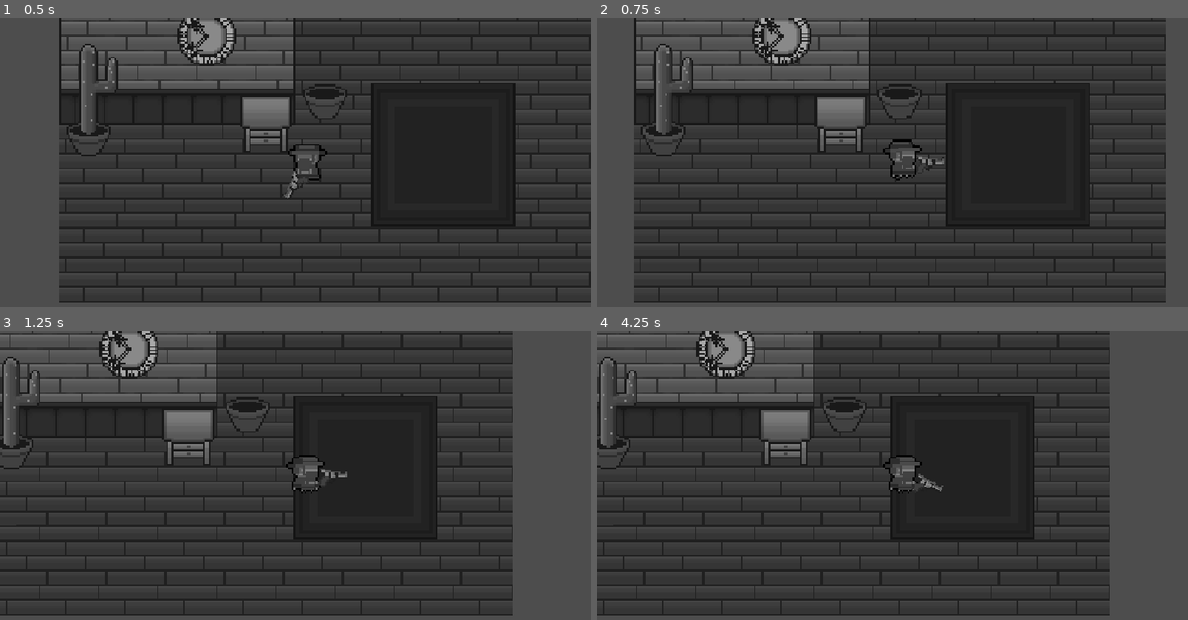
Above: before the commit, frames 1-4 (two rows, left to right).
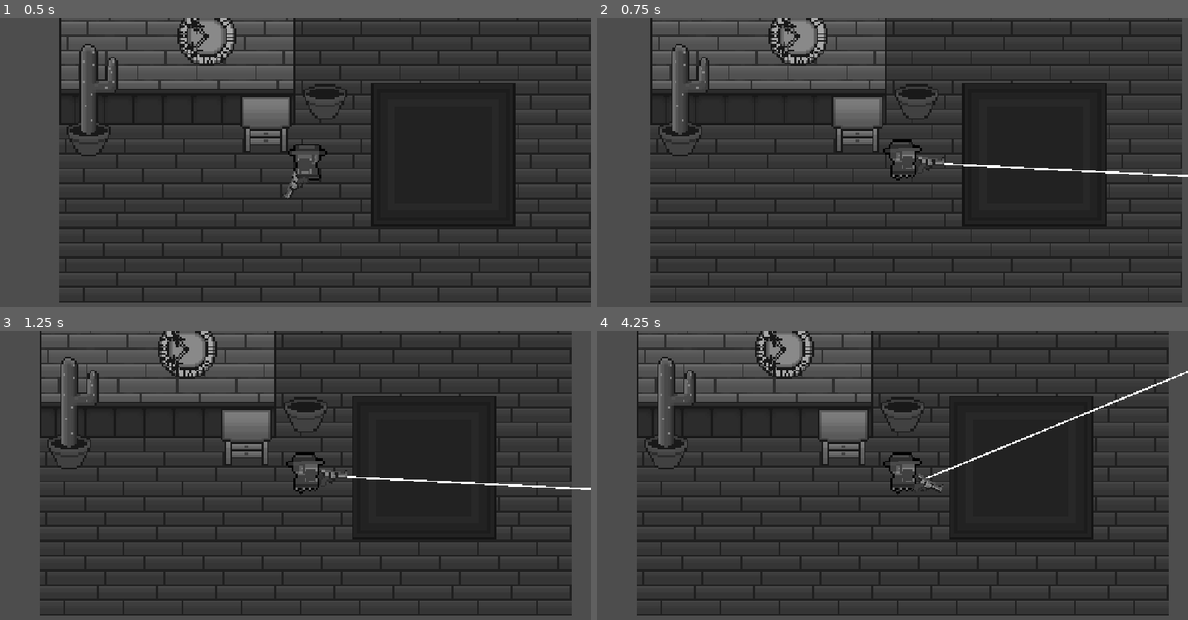
Above: after the commit, the same moments.

Repository: jpsalim21/GMTK_2026_2
Game: Godot game, scene res://BaseGame/scenes/scene1.tscn
Same seed, same stepped clock (60 frames per second), same inputs: the game is played once before the commit and once after it.
Inputs (mouse positions are in pixels of both pictures, inside the frame that each line leads up to):
- Up to frame 1 (0.5 s): no input
- Up to frame 2 (0.75 s): tap Enter (ui_accept) at 0.5 s; move the mouse to (1022, 168) at 0.52 s; hold Right (ui_right) from 0.53 s (still down); hold Right mouse button (MouseRight) from 0.53 s (still down); click (1022, 168) at 0.67 s
- Up to frame 3 (1.25 s): keep holding Right (ui_right); keep holding Right mouse button (MouseRight); tap Enter (ui_accept) at 0.77 s
- Up to frame 4 (4.25 s): release Right (ui_right) at 1.25 s; release Right mouse button (MouseRight) at 1.25 s; drag from (774, 513) to (862, 565) at 1.27 s; move the mouse to (951, 423) at 2.02 s; hold Left (ui_left) 2.03-2.75 s; hold Right mouse button (MouseRight) 2.03-2.75 s; click (951, 423) at 2.17 s; drag from (862, 565) to (715, 446) at 2.77 s; move the mouse to (1069, 547) at 3.52 s; hold Right (ui_right) from 3.53 s (still down); hold Right mouse button (MouseRight) from 3.53 s (still down); click (1069, 547) at 3.67 s; tap Enter (ui_accept) at 3.77 s

Frame 1 is identical in both runs. In frame 2, 9.4% of the frame differs, in the area x 6-100%, y 0-99%; in frame 3, 16%; in frame 4, 16%, in the area x 0-100%, y 0-99%.

Commit message:
Draws the aim line

Diff:
--- a/BaseGame/scenes/player.tscn
+++ b/BaseGame/scenes/player.tscn
@@ -113,3 +113,7 @@
 
 [node name="Ray2" type="RayCast2D" parent="Raycasts" unique_id=746055991]
 target_position = Vector2(500, 0)
+
+[node name="Line2D" type="Line2D" parent="Raycasts" unique_id=1331805057]
+points = PackedVector2Array(0, 0, 0, 0, 0, 0)
+width = 1.0
--- a/BaseGame/scripts/player.gd
+++ b/BaseGame/scripts/player.gd
@@ -4,6 +4,7 @@
 @onready var revolver_sprite: Sprite2D = $RevolverSprite
 @onready var ray_1: RayCast2D = $Raycasts/Ray1
 @onready var ray_2: RayCast2D = $Raycasts/Ray2
+@onready var aim_line: Line2D = $Raycasts/Line2D
 
 var revolverPosition: float
 const SPEED = 150.0
@@ -18,13 +19,24 @@
 	var mousePosition = get_global_mouse_position()
 	if aiming:
 		ray_1.look_at(mousePosition)
+		var ray_1_direction = mousePosition - ray_1.global_position
+		ray_1_direction = ray_1_direction.normalized()
+		aim_line.visible = true
+		aim_line.position = ray_1_direction * (revolver_sprite.offset.x + 6)
 		if ray_1.is_colliding():
-			var ray_1_direction = mousePosition - ray_1.global_position
-			ray_1_direction = ray_1_direction.normalized()
 			var normal = ray_1.get_collision_normal()
+			var ray1_pos = ray_1.get_collision_point()
 			var reflected = ray_1_direction.bounce(normal)
 			ray_2.global_position = ray_1.get_collision_point()
 			ray_2.look_at( ray_2.global_position + reflected)
+
+			aim_line.set_point_position(1, ray1_pos - aim_line.global_position)
+			aim_line.set_point_position(2, ray_2.global_position + reflected * 500)
+		else:
+			aim_line.set_point_position(1, ray_1_direction * 500)
+			aim_line.set_point_position(2, ray_1_direction * 500)
+	else:
+		aim_line.visible = false
 
 	if global_position.x < mousePosition.x:
 		revolver_sprite.flip_v = false
@@ -51,7 +63,7 @@
 
 func _input(event: InputEvent) -> void:
 	if event.is_action_pressed("MouseRight"):
-		Engine.time_scale = 0.4
+		Engine.time_scale = 0.1
 		aiming = true
 	elif event.is_action_released("MouseRight"):
 		Engine.time_scale = 1.0
